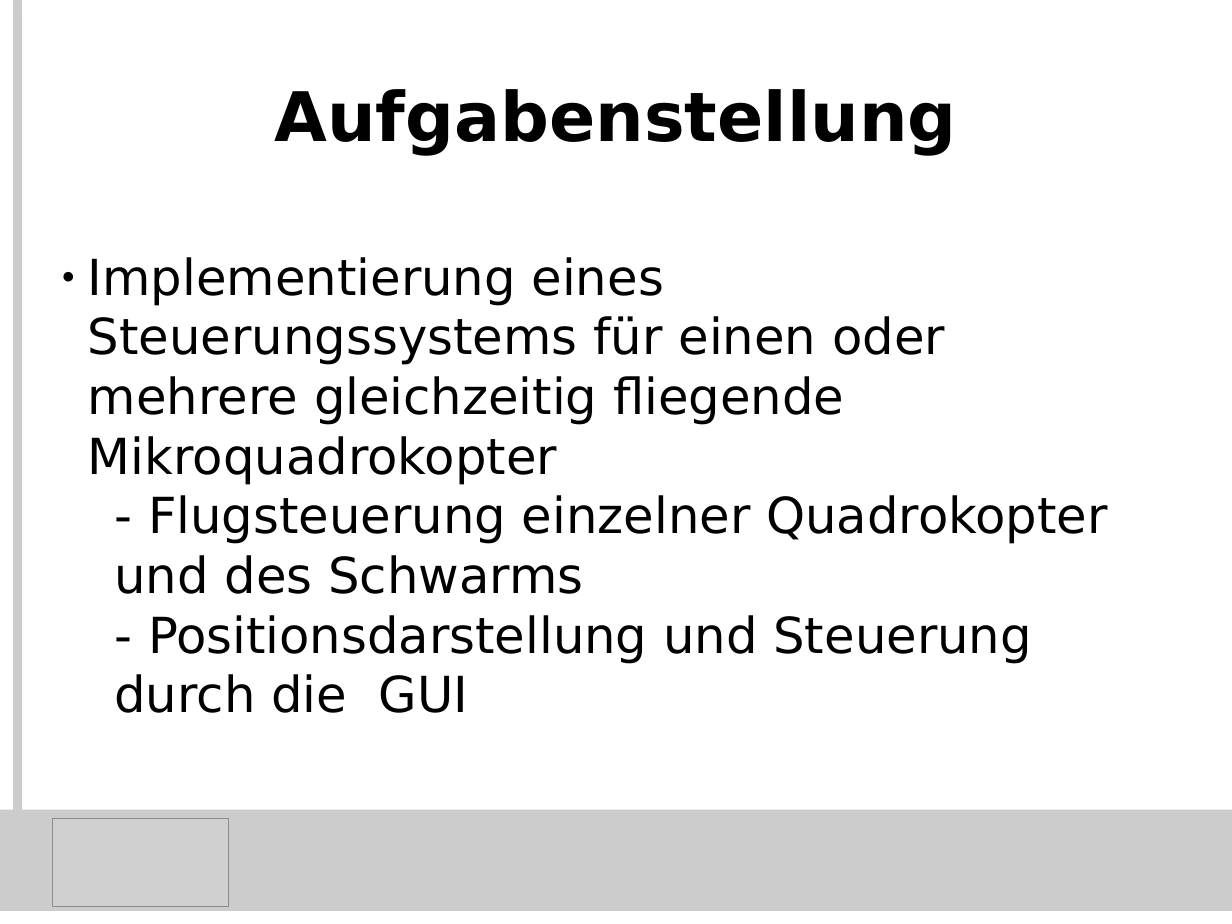
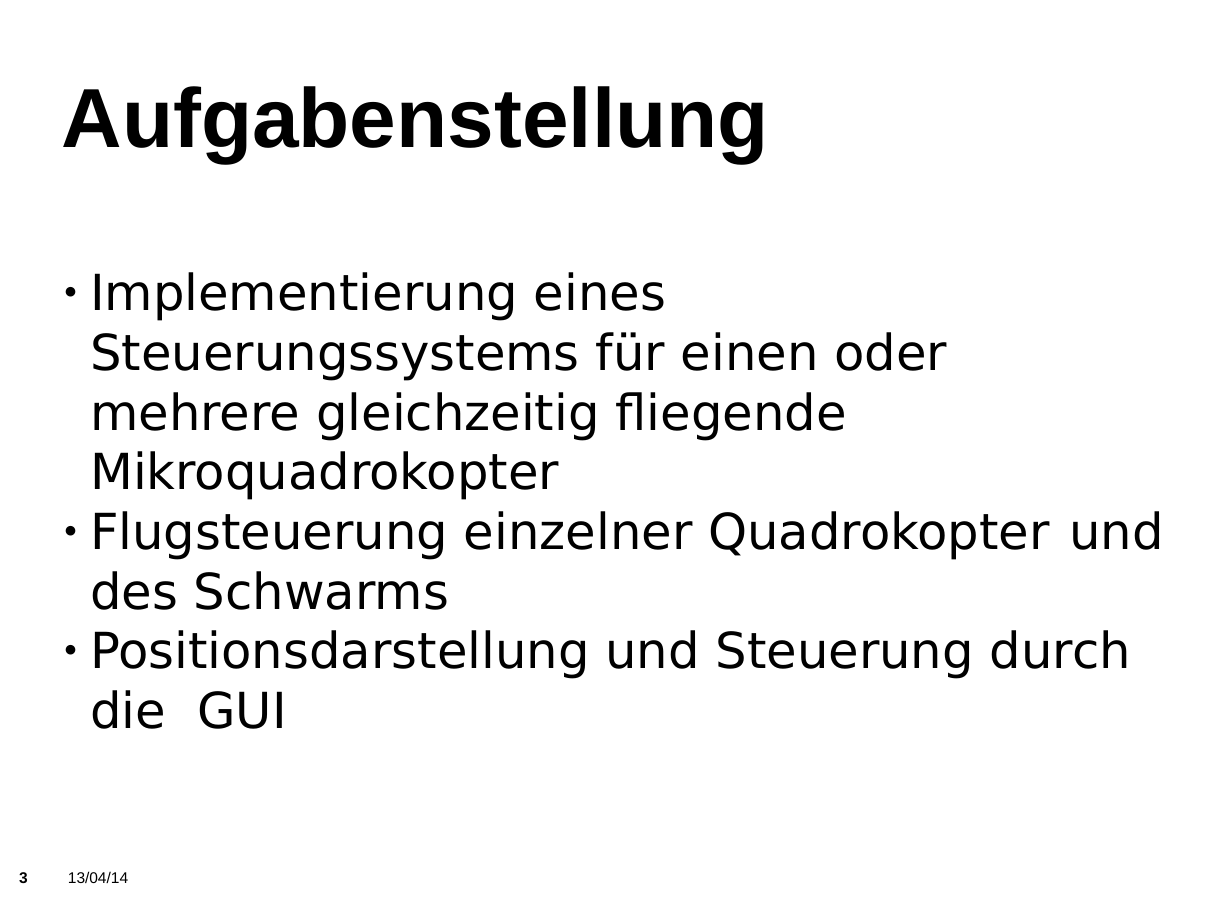
Before and after one commit to KITrokopter/Presentation, a slide deck: slide 3 of PresentationInTotal v0.1.odp. Drawn at 1232x924 pixels with LibreOffice and Linux fonts; fonts in the diff are those of the drawing; grey boxes stand for pictures; background and template pictures are left out. Boxes give left, top, right and bottom in pixels: in the first picture for what was removed or moved away, otherwise in the second. Text is boxed around its words. In the diff, an @@ line names an element or a change of style, - is before the commit and + after.

```diff
--- a/PresentationInTotal v0.1.odp
+++ b/PresentationInTotal v0.1.odp
@@ line removed from (18, 0) to (18, 898) @@
@@ title "Aufgabenstellung" at <box>62,86,769,163</box>: size 44 to 54 pt, font DejaVu Sans to Arial; alignment centre to left @@
@@ text "Implementierung eines Steuerungssystems für einen ...": place and size @@
-text "Implementierung eines Steuerungssystems für einen ..." at <box>88,257,1108,713</box>
+text "Implementierung eines Steuerungssystems für einen ..." at <box>90,272,1164,729</box>
@@ text "Implementierung eines Steuerungssystems für einen ..." at <box>90,272,1164,729</box>: vertical alignment middle to top @@
@@ text at <box>90,511,1164,729</box>: text changed @@
-  - Flugsteuerung einzelner Quadrokopter und des Schwarms
-  - Positionsdarstellung und Steuerung durch die GUI
+● Flugsteuerung einzelner Quadrokopter und des Schwarms
+● Positionsdarstellung und Steuerung durch die GUI
@@ rectangle removed at <box>0,809,1232,911</box> @@
@@ picture removed at <box>53,818,228,907</box> @@
@@ page number added at <box>19,872,28,883</box>, 10 pt, text #000000, bold @@
+3
@@ text added at <box>68,871,128,883</box>, 10 pt, text #000000 @@
+13/04/14
```
Also in this commit, not shown: 43 other slides changed, 3 slides added, 3 slides removed, 1 other file.
